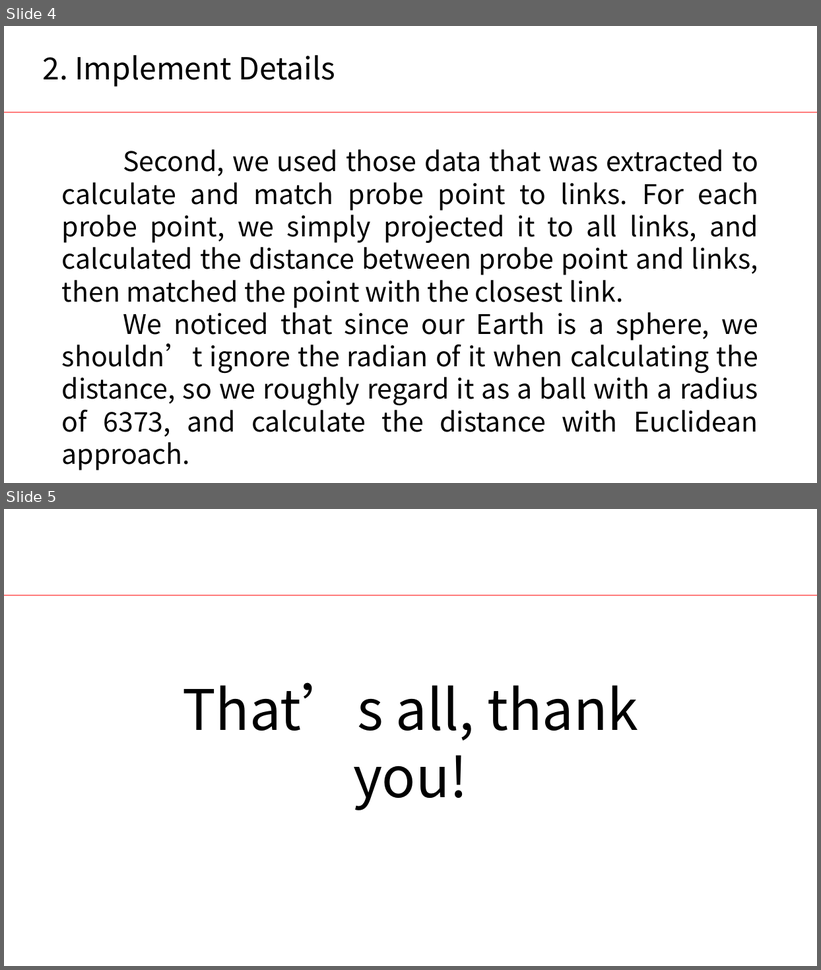
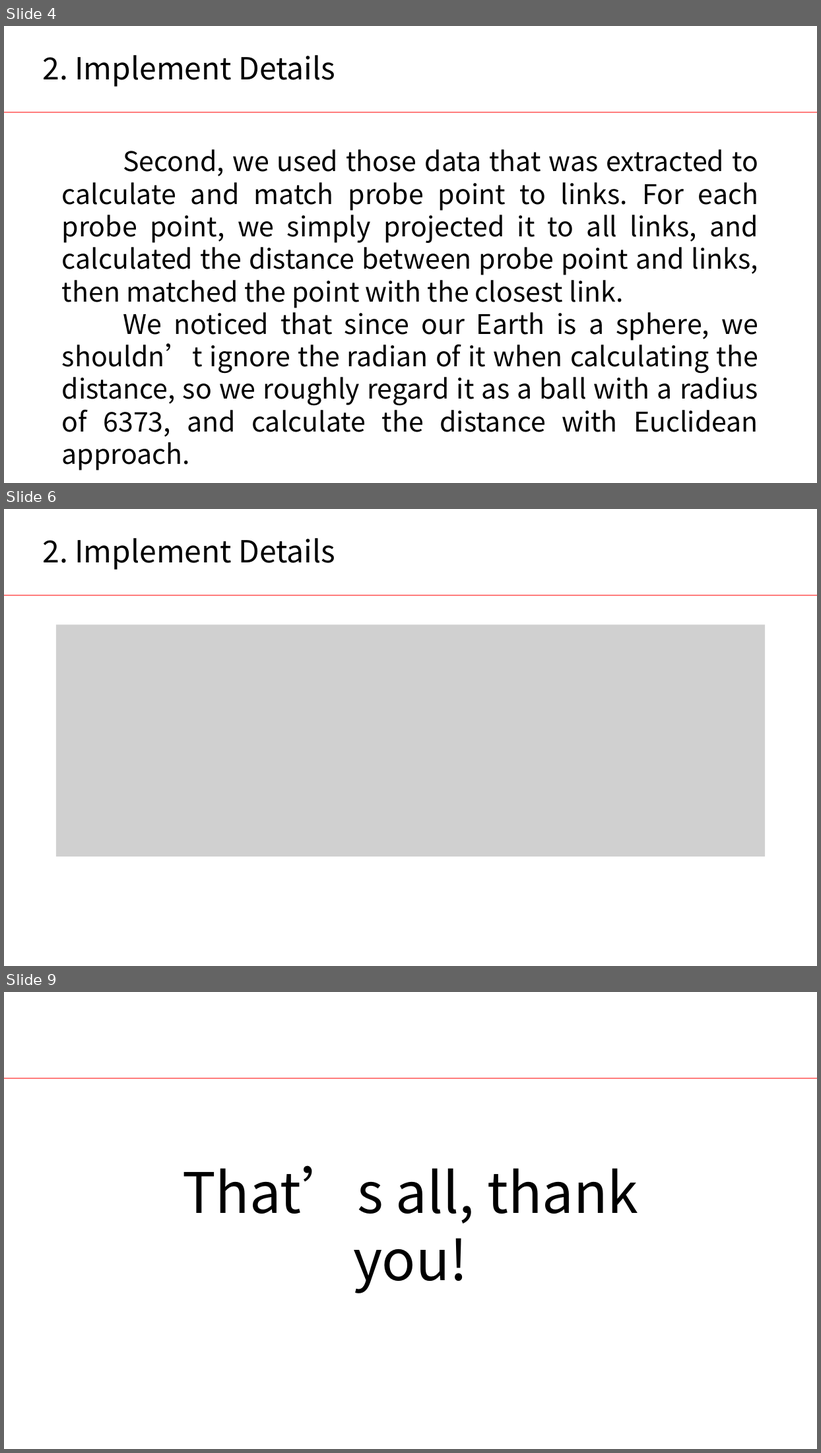
Before and after one commit to jingchengdeng/Probe-Data-Analysis-for-Road-Slope, a slide deck: submissionVersion/HW2Presentation.pptx. Shown one above the other, each under a label of ours: slides 4 and 5 before the commit, slides 4, 6 and 9 after it; the slides between them are not shown. The pictures are 821x970 and 821x1453 pixels, drawn with LibreOffice and Linux fonts; fonts in the diff are those of the drawing; grey boxes stand for pictures; background and template pictures are left out. Boxes give left, top, right and bottom in pixels: in the first picture for what was removed or moved away, otherwise in the second. Text is boxed around its words. In the diff, an @@ line names an element or a change of style, - is before the commit and + after.

```diff
--- a/submissionVersion/HW2Presentation.pptx
+++ b/submissionVersion/HW2Presentation.pptx
@@ slide 6 added at (4,509,817,966), background #FFFFFF; not listed: 1 template element that a slide beside it also shows @@
@@ text added at (43,538,335,570), 36 pt, text #000000 @@
+2. Implement Details
@@ picture added at (56,625,765,857) @@
@@ what was slide 5 is now slide 9 @@
```
Also in this commit, not shown: 3 other slides added.
